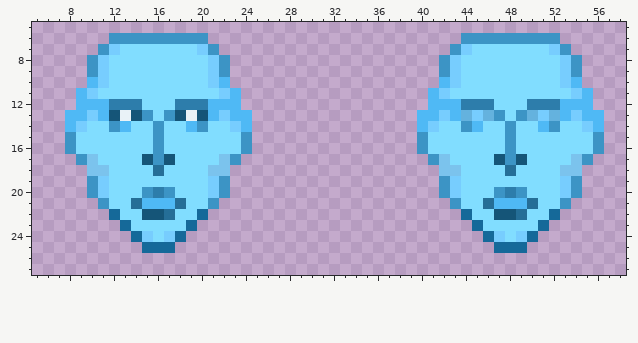
Pixel-art sprite -- Resources/Textures/Mobs/Silicon/holograms.rsi/ai_face.png. The picture above is the old version.
The file is 64x32 pixels. Colours within 5 levels of each other are drawn and written as one. Shown: x 5..58, y 5..27.
New version:
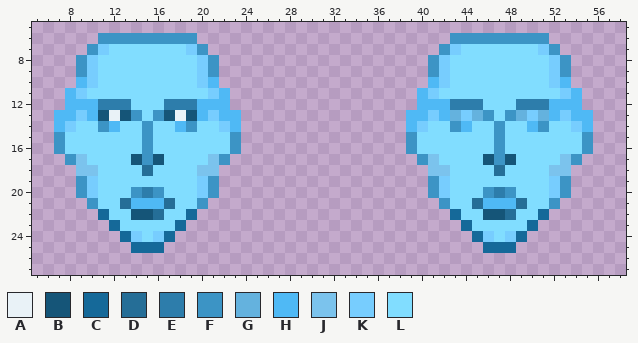
Palette (. is transparent): A #e9f2f7  B #155578  C #156999  D #256e97  E #2d7dab  F #3c94c5  G #64b2de  H #4fb9f5  J #7bc3ed  K #77cdfe  L #81ddff
The exact change:
y 6: x 11 . -> F; x 20 F -> .; x 43 . -> F; x 52 F -> .
y 7: x 10..12 .FK -> FKL; x 19..21 LKF -> KF.; x 42..44 .FK -> FKL; x 51..53 LKF -> KF.
y 8..9: x 9..11 .FK -> FKL; x 20..22 LKF -> KF.; x 41..43 .FK -> FKL; x 52..54 LKF -> KF.
y 10: x 9..11 .HK -> HKL; x 20..22 LKH -> KH.; x 41..43 .HK -> HKL; x 52..54 LKH -> KH.
y 11: x 8..10 .HK -> HKL; x 21..23 LKH -> KH.; x 40..42 .HK -> HKL; x 53..55 LKH -> KH.
y 12: x 8 . -> H; x 11 H -> E; x 14 E -> L; x 17 L -> E; x 20 E -> H; x 23 H -> .; x 40 . -> H; x 43 H -> E; x 46 E -> L; x 49 L -> E; x 52 E -> H; x 55 H -> .
y 13: x 7 . -> H; x 9..22 HKHBABFLFBABHK -> KHBABFLFBABHKH; x 24 H -> .; x 39 . -> H; x 41..54 HKHGKGFLFGKGHK -> KHGKGFLFGKGHKH; x 56 H -> .
y 14: x 7..9 .HK -> HKL; x 11..13 LFH -> FHL; x 15..16 LF -> FL; x 18..20 LHF -> HFL; x 22..24 LKH -> KH.; x 39..41 .HK -> HKL; x 43..45 LFH -> FHL; x 47..48 LF -> FL; x 50..52 LHF -> HFL; x 54..56 LKH -> KH.
y 15..16: x 7..8 .F -> FL; x 15..16 LF -> FL; x 23..24 LF -> F.; x 39..40 .F -> FL; x 47..48 LF -> FL; x 55..56 LF -> F.
y 17: x 8..10 .FJ -> FJL; x 14..17 LBFB -> BFBL; x 21..23 LJF -> JF.; x 40..42 .FJ -> FJL; x 46..49 LBFB -> BFBL; x 53..55 LJF -> JF.
y 18: x 9 . -> J; x 11 J -> L; x 15..16 LD -> DL; x 20 L -> J; x 22 J -> .; x 41 . -> J; x 43 J -> L; x 47..48 LD -> DL; x 52 L -> J; x 54 J -> .
y 19: x 9..11 .FK -> FKL; x 20..22 LKF -> KF.; x 41..43 .FK -> FKL; x 52..54 LKF -> KF.
y 20: x 9..11 .FK -> FKL; x 14..17 LFEF -> FEFL; x 20..22 LKF -> KF.; x 41..43 .FK -> FKL; x 46..49 LFEF -> FEFL; x 52..54 LKF -> KF.
y 21: x 10..11 .F -> FL; x 13..14 LD -> DH; x 17..18 HD -> DL; x 20..21 LF -> F.; x 42..43 .F -> FL; x 45..46 LD -> DH; x 49..50 HD -> DL; x 52..53 LF -> F.
y 22: x 11..12 .C -> CL; x 14 L -> B; x 16..17 BD -> DL; x 19..20 LC -> C.; x 43..44 .C -> CL; x 46 L -> B; x 48..49 BD -> DL; x 51..52 LC -> C.
y 23: x 12..13 .C -> CL; x 18..19 LC -> C.; x 44..45 .C -> CL; x 50..51 LC -> C.
y 24: x 13..18 .CKLKC -> CKLKC.; x 45..50 .CKLKC -> CKLKC.
y 25: x 14 . -> C; x 17 C -> .; x 46 . -> C; x 49 C -> .
Changed places in both pictures, as pixel boxes (x1, y1, x2, y2):
changed: (54, 33, 252, 253)
changed: (406, 33, 604, 253)
